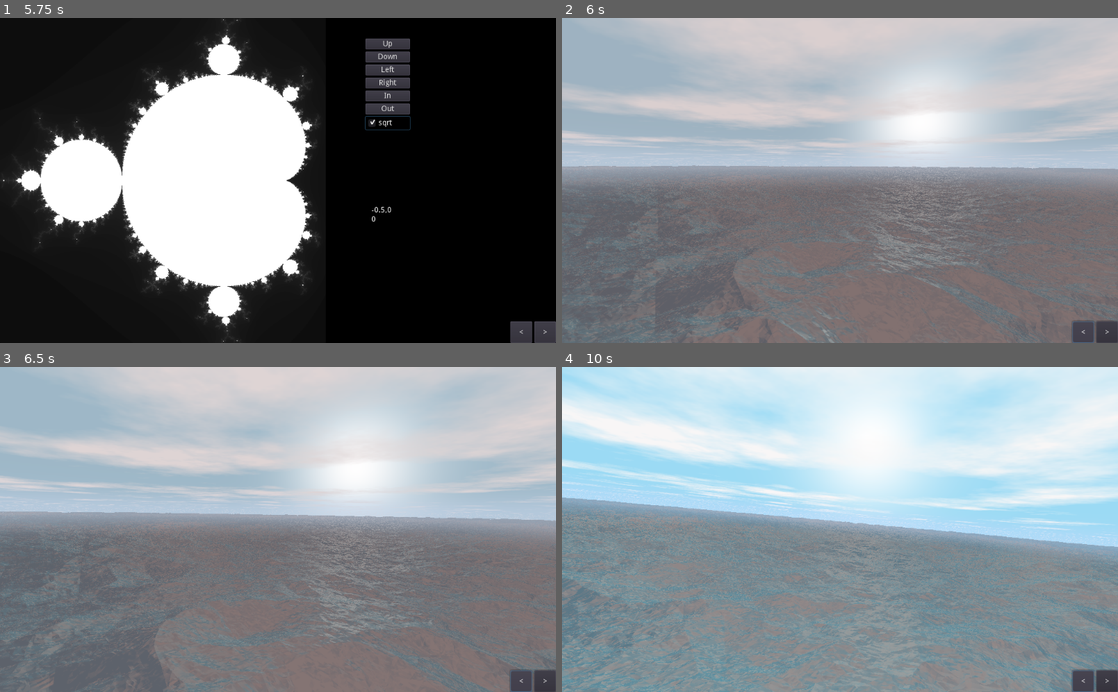
Above: before the commit, frames 1-4 (two rows, left to right).
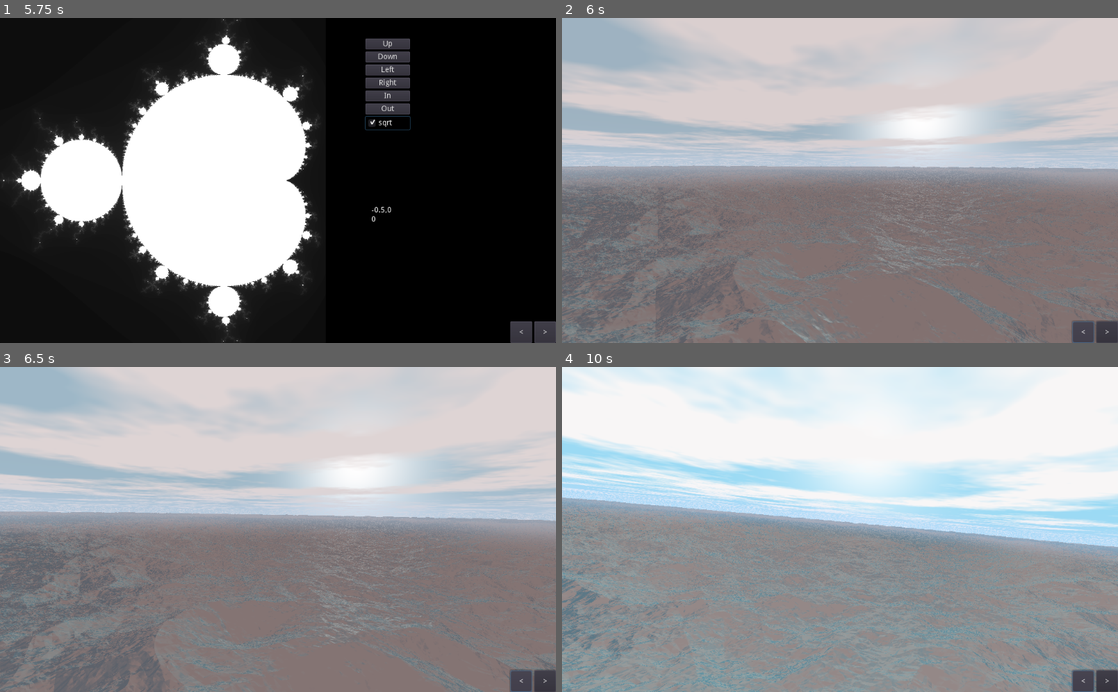
Above: after the commit, the same moments.

Repository: Castux/code-club
Game: Godot game, scene res://Root.tscn
Same seed, same stepped clock (60 frames per second), same inputs: the game is played once before the commit and once after it.
Inputs:
- Up to frame 1 (5.75 s): click "Up" at 0.5 s; click "Down" at 1.25 s; click "Left" at 2 s; click "Right" at 2.75 s; click "In" at 3.5 s; click "Out" at 4.25 s; click "sqrt" at 5 s
- Up to frame 2 (6 s): click "<" at 5.75 s
- Up to frame 3 (6.5 s): no input
- Up to frame 4 (10 s): hold D 6.53-7.28 s; hold S 7.28-8.03 s; hold D 8.03-8.78 s; hold W 8.78-9.53 s; hold A from 9.53 s (still down)

Frame 1 is identical in both runs. In frame 2, 11% of the frame differs, in the area x 0-100%, y 1-100%; in frame 3, 14%; in frame 4, 31%, in the area x 0-100%, y 0-100%.

Commit message:
More clouds

Diff:
--- a/shadertoys/Waves/Waves.shader
+++ b/shadertoys/Waves/Waves.shader
@@ -81,17 +81,17 @@
 	float amp = 1.0;
 	float totalWeight = 0.0;
 
-	for(int i = 0 ; i < 6 ; i++)
+	for(int i = 0 ; i < 4 ; i++)
 	{
 		density += softNoise2d(pos) * amp;
 		totalWeight += amp;
 
 		amp /= 2.0;
-		pos *= 2.5;
+		pos *= 3.0;
 	}
 
 	density /= totalWeight;
-	density -= 0.55;
+	density -= 0.45;
 	density *= 4.0;
 	density = clamp(density, 0.0, 1.0);
 
@@ -109,7 +109,7 @@
 	w += sin(dot(p, vec2(0.017, 0.01)) + tshift * 1.1)*4.1;
 	w += sin(dot(p, vec2(0.00104, 0.005)) + tshift * 0.121)*4.0;
 
-	float amp = 4.0;
+	float amp = 5.0;
 	float noiseLen = 50.0;
 
 	for (int i = 0; i < 7; i++)
